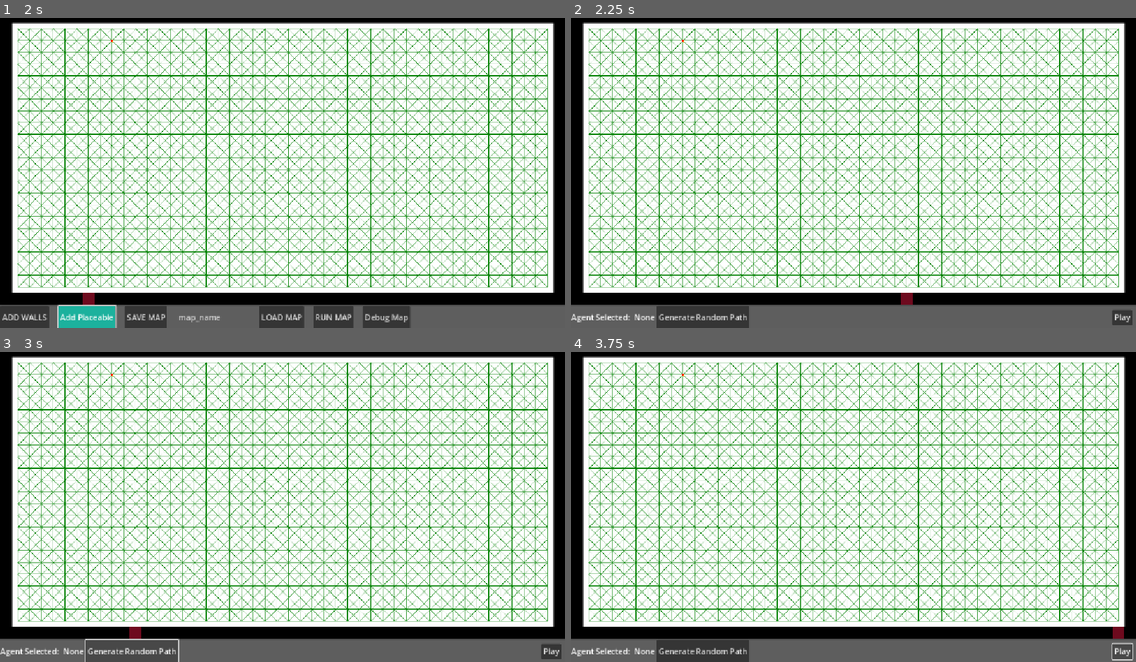
Above: before the commit, frames 1-4 (two rows, left to right).
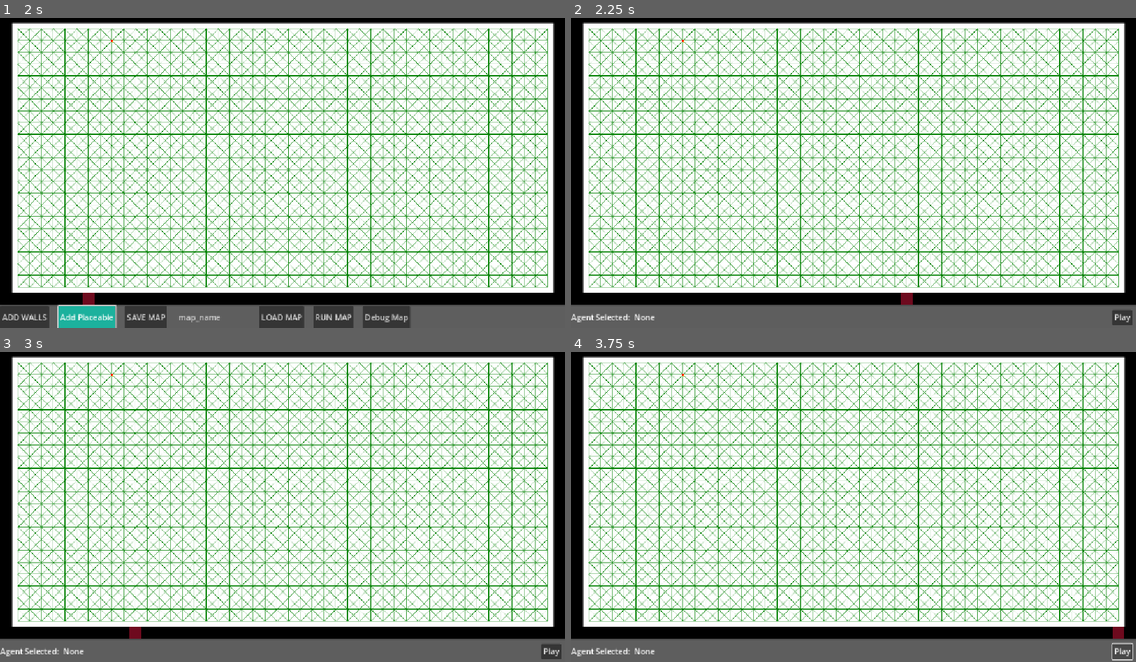
Above: after the commit, the same moments.

Repository: 702BH/GameAIProjects
Game: Godot game, scene res://ProgrammingGameAIByExample/Raven/raven_main_scene.tscn
The game is run twice, just before and just after one commit, with the same random seed, the same clock (stepped at 60 frames per second) and the same inputs. The project has no main scene, so this scene is started directly.
Inputs (mouse positions are in pixels of both pictures, inside the frame that each line leads up to):
- Up to frame 1 (2 s): click "ADD WALLS" at 0.5 s; click "Add Placeable" at 1.25 s
- Up to frame 2 (2.25 s): click "RUN MAP" at 2 s
- Up to frame 3 (3 s): click (129, 652) at 2.75 s, where only the run before the commit has a clickable "Generate Random Path"
- Up to frame 4 (3.75 s): click "Play" at 3.5 s

Frame 1 is identical in both runs. In frame 2, 1.1% of the frame differs, in the area x 15-32%, y 92-100%; in frame 3, 0.2%; in frame 4, 1.1%.

Commit message:
updated segment ordering for normals

Diff:
--- a/aiforgamesprojects/ProgrammingGameAIByExample/Raven/map_ui_editor.gd
+++ b/aiforgamesprojects/ProgrammingGameAIByExample/Raven/map_ui_editor.gd
@@ -89,10 +89,7 @@
 	agent_name_label.text = "None"
 	update_debug_ui(false)
 
-func _on_random_path_pressed() -> void:
-	print(selected_agent)
-	if selected_agent:
-		selected_agent._on_generate_paths_pressed()
+
 
 
 func _on_weapon_toggled(toggled_on: bool) -> void:
--- a/aiforgamesprojects/ProgrammingGameAIByExample/Raven/map_ui_editor.tscn
+++ b/aiforgamesprojects/ProgrammingGameAIByExample/Raven/map_ui_editor.tscn
@@ -136,10 +136,6 @@
 layout_mode = 2
 text = "None"
 
-[node name="RandomPath" type="Button" parent="Container/ButtonPanel/RunMapUI/HBoxContainer/AgentUI"]
-layout_mode = 2
-text = "Generate Random Path"
-
 [node name="PlayControls" type="HBoxContainer" parent="Container/ButtonPanel/RunMapUI"]
 layout_mode = 2
 
@@ -559,7 +555,6 @@
 [connection signal="pressed" from="Container/ButtonPanel/Buttons/Load" to="." method="_on_load_pressed"]
 [connection signal="pressed" from="Container/ButtonPanel/Buttons/RunMap" to="." method="_on_run_map_pressed"]
 [connection signal="pressed" from="Container/ButtonPanel/Buttons/Debug" to="." method="_on_debug_pressed"]
-[connection signal="pressed" from="Container/ButtonPanel/RunMapUI/HBoxContainer/AgentUI/RandomPath" to="." method="_on_random_path_pressed"]
 [connection signal="pressed" from="Container/ButtonPanel/DebugMapUI/PlayControls/AddDummy" to="." method="_on_add_dummy_pressed"]
 [connection signal="pressed" from="Container/ButtonPanel/DebugMapUI/PlayControls/Play" to="." method="_on_play_pressed"]
 [connection signal="file_selected" from="LoadMapDialog" to="." method="_on_load_map_dialog_file_selected"]
